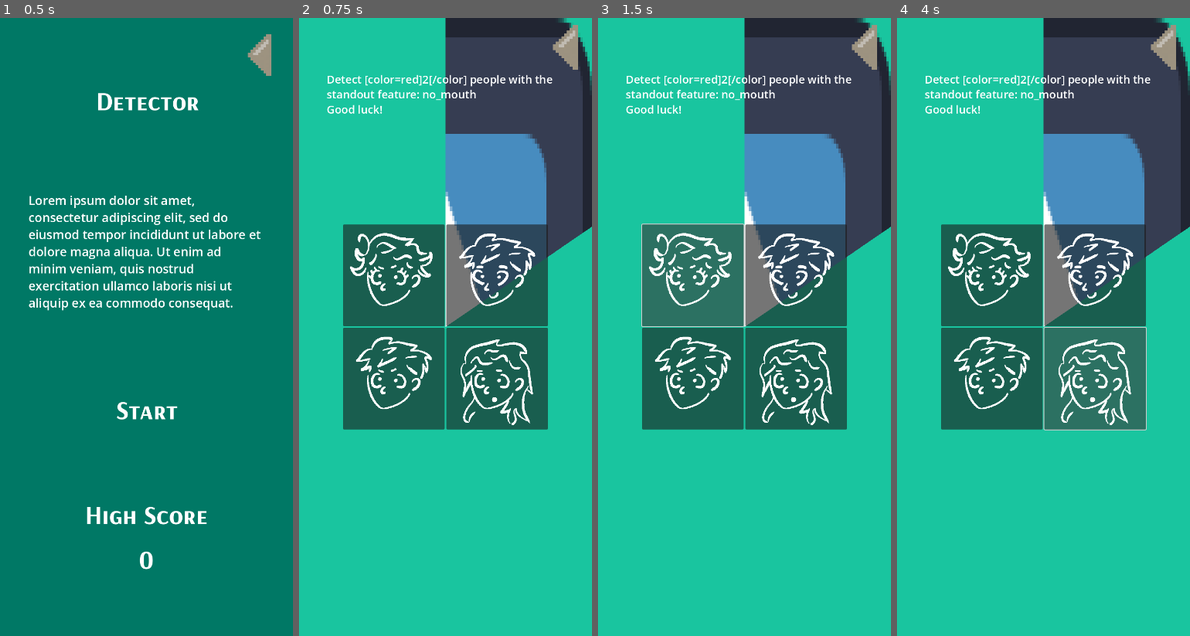
Above: before the commit, frames 1-4 (left to right).
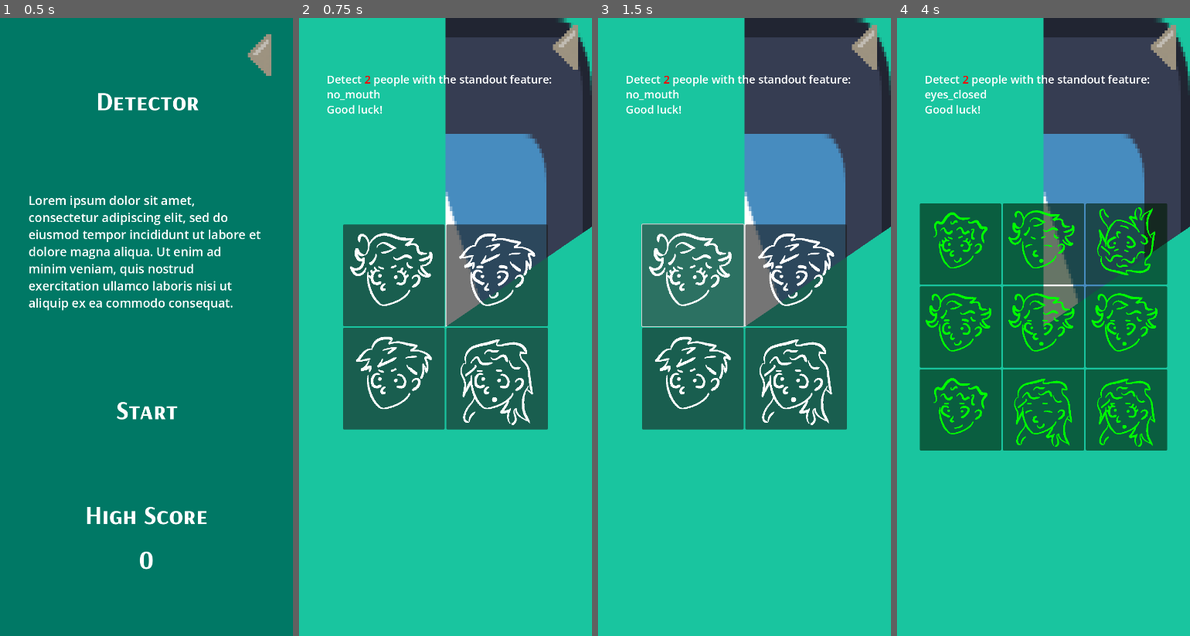
Above: after the commit, the same moments.

Repository: daniel-macias/mrduelm
Game: Godot game, scene res://Scenes/detector.tscn
Two runs of this game, one before a commit and one after it. Both use one fixed random seed, a clock stepped at 60 frames per second and the inputs below. This scene is started directly instead of the project's main scene. The engine's default icon, where the game draws it, is replaced by a stand-in: a white triangle on a blue panel in a dark square.
Inputs (mouse positions are in pixels of both pictures, inside the frame that each line leads up to):
- Up to frame 1 (0.5 s): no input
- Up to frame 2 (0.75 s): click "Start" at 0.5 s
- Up to frame 3 (1.5 s): click (691, 277) at 1.27 s
- Up to frame 4 (4 s): click (1096, 277) at 2.02 s; click (990, 376) at 2.77 s; click (1096, 376) at 3.52 s

Frame 1 is identical in both runs. In frame 2, 0.9% of the frame differs, in the area x 9-87%, y 9-14%; in frame 3, 0.9%; in frame 4, 23%, in the area x 7-93%, y 9-70%.

Commit message:
working on multiple rounds

Diff:
--- a/Scenes/detector.tscn
+++ b/Scenes/detector.tscn
@@ -185,6 +185,7 @@
 offset_bottom = 395.0
 grow_horizontal = 2
 theme_override_font_sizes/normal_font_size = 27
+bbcode_enabled = true
 text = "Find:"
 
 [node name="GridContainer" type="GridContainer" parent="CanvasLayer/Game"]
--- a/Scripts/Minigames/Detector.gd
+++ b/Scripts/Minigames/Detector.gd
@@ -60,7 +60,7 @@
 func _start_game() -> void:
 	menu.visible = false
 	game.visible = true
-	instruction.bbcode_text = "Detect [color=red]" + str(2) + "[/color] people with the standout feature: " + standout_conditions.keys()[2] + "\nGood luck!"
+
 	generate_grid(2,1,2,2)
 
 # Called every frame. 'delta' is the elapsed time since the previous frame.
@@ -74,6 +74,8 @@
 }
 
 var all_people = []
+var selected_people = []
+var correct_clicks = 0
 
 func generate_grid(grid_size: int, flip_amount: int, people_to_detect: int, standout_type: int):
 	# Clear previous people
@@ -82,6 +84,12 @@
 			child.queue_free()
 	all_people.clear()
 
+	instruction.bbcode_text = "Detect [color=red]" + str(people_to_detect) + "[/color] people with the standout feature: " + standout_conditions.keys()[standout_type] + "\nGood luck!"
+
+	#Restart select tracker
+	selected_people.clear()
+	correct_clicks = 0
+
 	# Set the correct grid columns
 	people_grid.columns = grid_size
 
@@ -93,7 +101,7 @@
 
 	# Create people for the grid
 	var total_people = grid_size * grid_size
-	var selected_people = []  # Store indices of affected people
+
 
 	# Randomly select unique people to be affected
 	while selected_people.size() < people_to_detect:
@@ -125,6 +133,7 @@
 
 		if i in selected_people:
 			apply_standout_feature(new_person, standout_type)
+		new_person.connect("gui_input", Callable(self, "_on_person_clicked").bind(i))
 
 	flip_random_people(flip_amount)
 
@@ -181,3 +190,13 @@
 func _apply_no_eyes(person):
 	var parts = person.get_children()
 	parts[3].texture = null
+
+func _on_person_clicked(event: InputEvent, index: int):
+	if event is InputEventMouseButton and event.pressed:
+		if index in selected_people:
+			correct_clicks += 1
+			people_grid.get_child(index).modulate = Color(0, 1, 0)  # Highlight correct person
+
+			if correct_clicks == selected_people.size():
+				await get_tree().create_timer(1.0).timeout  # Small delay before next round
+				generate_grid(3, 2, 2, randi() % 6)
